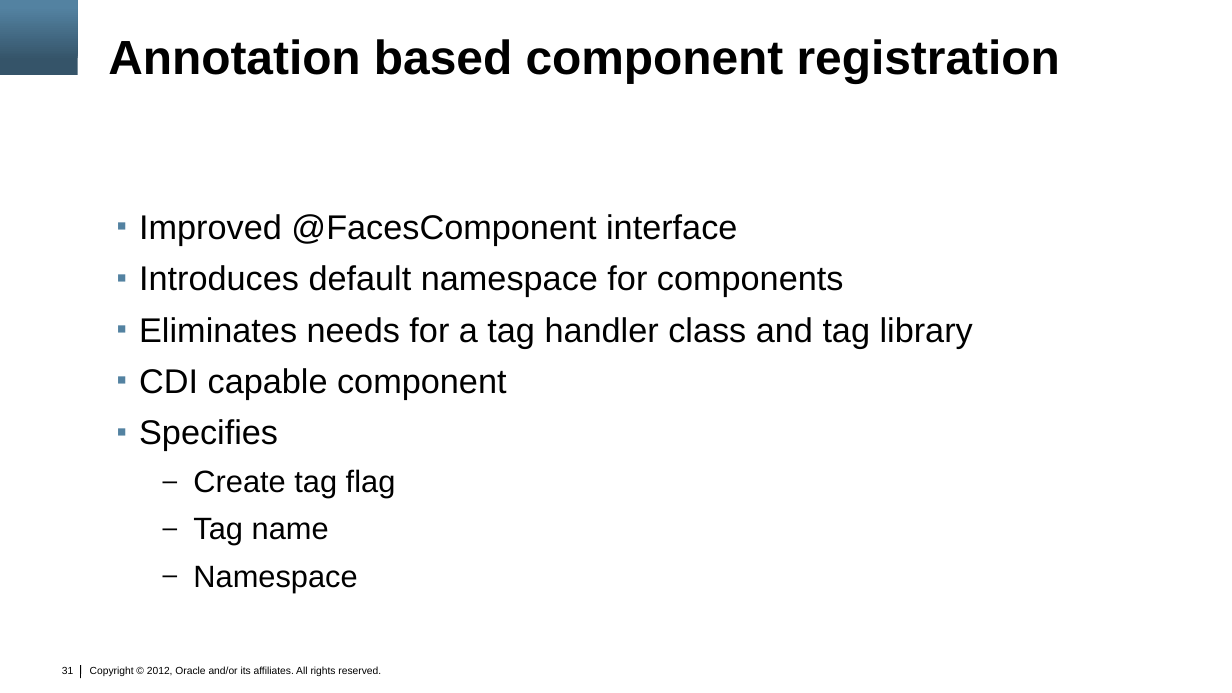
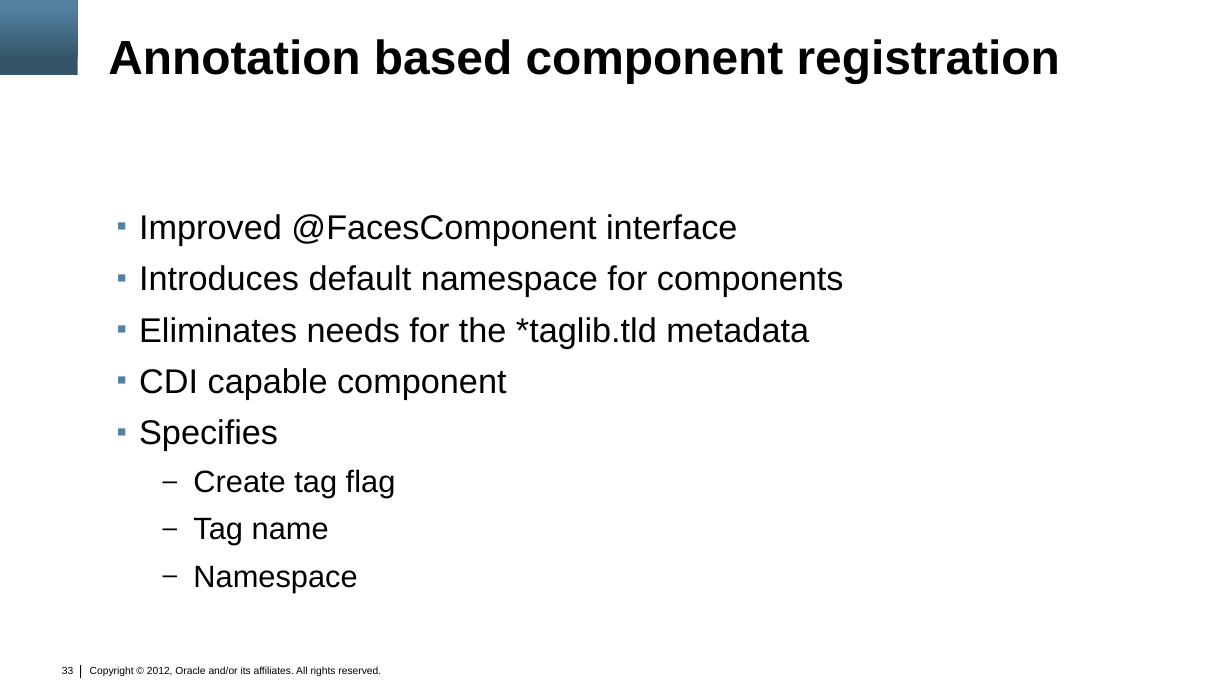
Before and after one commit to marfous/j1demo-pf, a slide deck: slide 33 of con3638.pptx (slide 31 before the commit). Drawn at 1232x693 pixels with LibreOffice and Linux fonts; fonts in the diff are those of the drawing; background and template pictures are left out. Boxes give left, top, right and bottom in pixels: in the first picture for what was removed or moved away, otherwise in the second. Text is boxed around its words. In the diff, an @@ line names an element or a change of style, - is before the commit and + after.

```diff
--- a/con3638.pptx
+++ b/con3638.pptx
@@ text at (139, 317, 809, 348): text changed @@
-▪ Eliminates needs for a tag handler class and tag library
+▪ Eliminates needs for the *taglib.tld metadata
@@ page number at (62, 667, 73, 674): text changed @@
-31
+33
```
Also in this commit, not shown: 4 other slides changed, 2 slides added.
